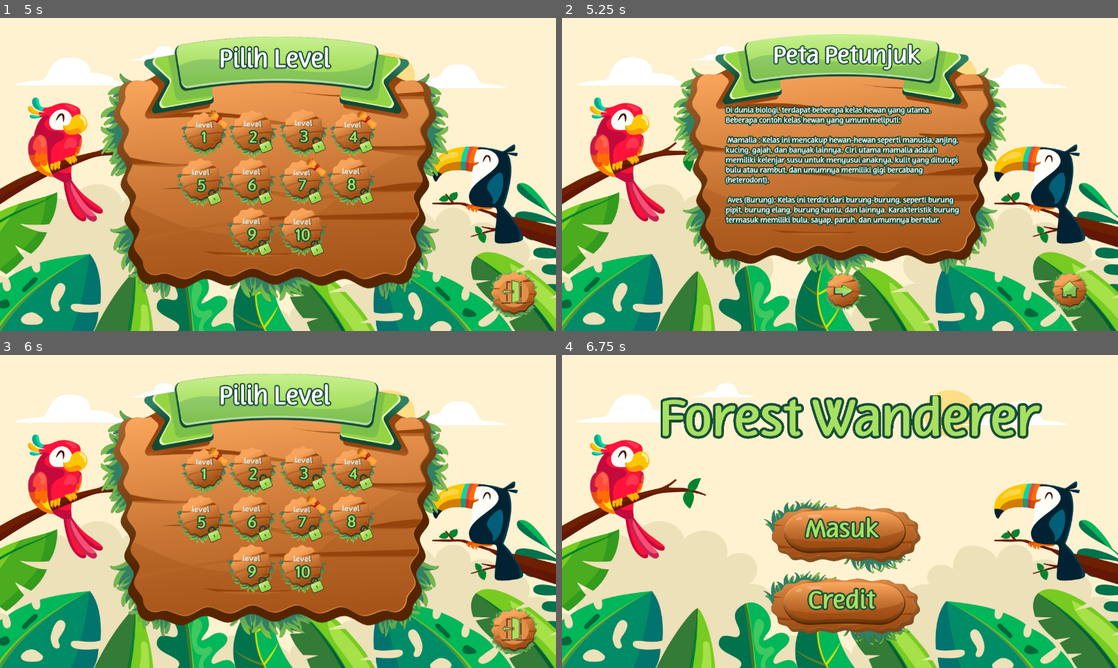
Above: before the commit, frames 1-4 (two rows, left to right).
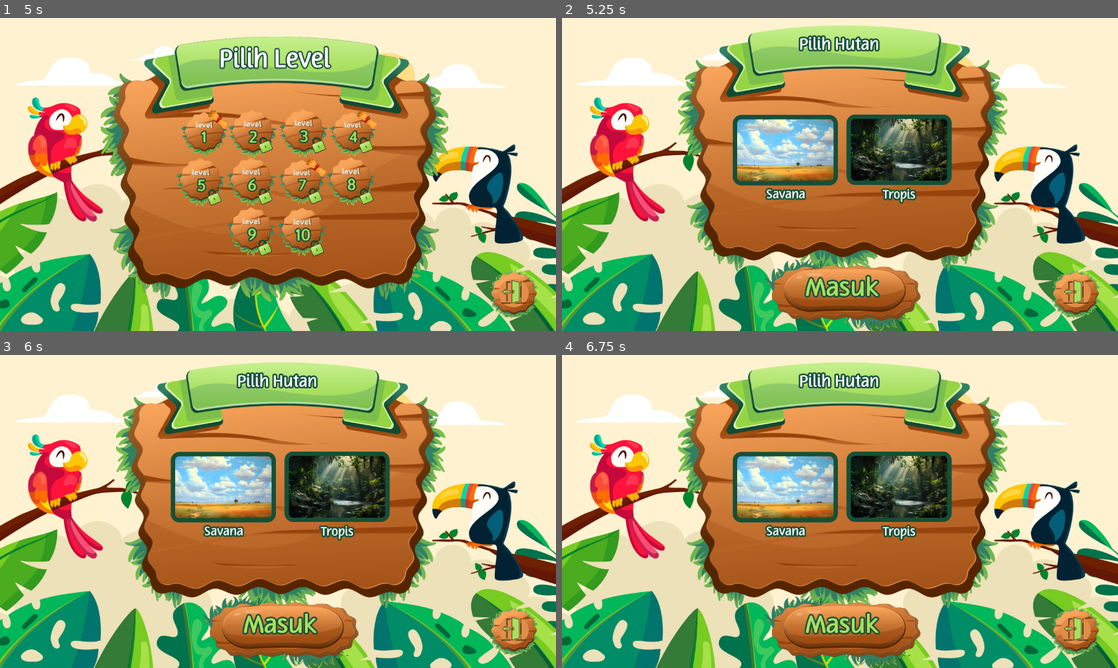
Above: after the commit, the same moments.

Repository: x1nx3r/Godot-Tutorial
Game: Godot game, scene res://active_scene.tscn
Same seed, same stepped clock (60 frames per second), same inputs: the game is played once before the commit and once after it.
Inputs (mouse positions are in pixels of both pictures, inside the frame that each line leads up to):
- Up to frame 1 (5 s): click (278, 199) at 0.5 s; click (350, 136) at 1.27 s; type "Alex" at 1.35 s; click (350, 180) at 1.5 s; type "12" at 1.58 s; click (278, 296) at 2 s; click (511, 293) at 2.75 s; click (278, 199) at 3.5 s; click (278, 296) at 4.25 s
- Up to frame 2 (5.25 s): click (767, 133) at 5 s
- Up to frame 3 (6 s): click (505, 627) at 5.77 s
- Up to frame 4 (6.75 s): click (1073, 630) at 6.5 s

Frame 1 is identical in both runs. In frame 2, 30% of the frame differs, in the area x 20-97%, y 2-100%; in frame 3, 35%; in frame 4, 44%, in the area x 17-97%, y 2-100%.

Commit message:
tracking changes

Diff:
--- a/main_scene.tscn
+++ b/main_scene.tscn
@@ -63,6 +63,7 @@
 offset_right = 870.0
 offset_bottom = 319.0
 texture_normal = ExtResource("9_6q624")
+metadata/_edit_use_anchors_ = true
 
 [node name="level5Button" type="TextureButton" parent="."]
 offset_left = 407.0
--- /dev/null
+++ b/petunjuk_sabana.tscn
@@ -0,0 +1,41 @@
+[gd_scene load_steps=5 format=3 uid="uid://ktljpwwvujnl"]
+
+[ext_resource type="Texture2D" uid="uid://cfw1loq3vbj78" path="res://sprites/welcome_page/bg.png" id="1_th3d1"]
+[ext_resource type="Texture2D" uid="uid://b5pxyvrc7yxhb" path="res://sprites/buttonHome.png" id="2_skg6i"]
+[ext_resource type="Texture2D" uid="uid://bkdhdwi5ihict" path="res://sprites/petunjuk/petunjuk3.png" id="3_1tdt4"]
+[ext_resource type="Texture2D" uid="uid://i6elts8yx3ju" path="res://sprites/buttonArrowKekanan.png" id="4_xvxoq"]
+
+[node name="Node" type="Node"]
+
+[node name="bg" type="TextureRect" parent="."]
+offset_right = 40.0
+offset_bottom = 40.0
+texture = ExtResource("1_th3d1")
+
+[node name="homeButton" type="TextureButton" parent="."]
+offset_left = 1127.0
+offset_top = 583.0
+offset_right = 1210.0
+offset_bottom = 673.0
+texture_normal = ExtResource("2_skg6i")
+
+[node name="TextureRect" type="TextureRect" parent="."]
+anchors_preset = 8
+anchor_left = 0.5
+anchor_top = 0.5
+anchor_right = 0.5
+anchor_bottom = 0.5
+offset_left = -383.0
+offset_top = -323.0
+offset_right = 383.0
+offset_bottom = 234.0
+grow_horizontal = 2
+grow_vertical = 2
+texture = ExtResource("3_1tdt4")
+
+[node name="nextButton" type="TextureButton" parent="."]
+offset_left = 606.0
+offset_top = 584.0
+offset_right = 689.0
+offset_bottom = 674.0
+texture_normal = ExtResource("4_xvxoq")
--- /dev/null
+++ b/petunjuk_tropis.tscn
@@ -0,0 +1,41 @@
+[gd_scene load_steps=5 format=3 uid="uid://ddopyvdb3yu4h"]
+
+[ext_resource type="Texture2D" uid="uid://cfw1loq3vbj78" path="res://sprites/welcome_page/bg.png" id="1_5p3o1"]
+[ext_resource type="Texture2D" uid="uid://b5pxyvrc7yxhb" path="res://sprites/buttonHome.png" id="2_6aldh"]
+[ext_resource type="Texture2D" uid="uid://bkdhdwi5ihict" path="res://sprites/petunjuk/petunjuk3.png" id="3_qxfiv"]
+[ext_resource type="Texture2D" uid="uid://i6elts8yx3ju" path="res://sprites/buttonArrowKekanan.png" id="4_gi1qo"]
+
+[node name="Node" type="Node"]
+
+[node name="bg" type="TextureRect" parent="."]
+offset_right = 40.0
+offset_bottom = 40.0
+texture = ExtResource("1_5p3o1")
+
+[node name="homeButton" type="TextureButton" parent="."]
+offset_left = 1127.0
+offset_top = 583.0
+offset_right = 1210.0
+offset_bottom = 673.0
+texture_normal = ExtResource("2_6aldh")
+
+[node name="TextureRect" type="TextureRect" parent="."]
+anchors_preset = 8
+anchor_left = 0.5
+anchor_top = 0.5
+anchor_right = 0.5
+anchor_bottom = 0.5
+offset_left = -383.0
+offset_top = -323.0
+offset_right = 383.0
+offset_bottom = 234.0
+grow_horizontal = 2
+grow_vertical = 2
+texture = ExtResource("3_qxfiv")
+
+[node name="nextButton" type="TextureButton" parent="."]
+offset_left = 606.0
+offset_top = 584.0
+offset_right = 689.0
+offset_bottom = 674.0
+texture_normal = ExtResource("4_gi1qo")
--- /dev/null
+++ b/sabana_level1.tscn
@@ -0,0 +1,50 @@
+[gd_scene load_steps=10 format=3 uid="uid://coj8jkn25bxen"]
+
+[ext_resource type="Texture2D" uid="uid://cfw1loq3vbj78" path="res://sprites/welcome_page/bg.png" id="1_gbf3w"]
+[ext_resource type="Texture2D" uid="uid://bb2n4bgbujiy8" path="res://sprites/soal/level9.png" id="2_h5ny3"]
+[ext_resource type="Texture2D" uid="uid://bh5kj2jp4i5xm" path="res://sprites/lvl9/choiceA.png" id="3_2mnww"]
+[ext_resource type="Texture2D" uid="uid://cw6dmqtac6omu" path="res://sprites/lvl9/choiceA_.png" id="4_fdx2h"]
+[ext_resource type="Texture2D" uid="uid://dsc64luip7dck" path="res://sprites/lvl9/choiceB.png" id="5_ls8py"]
+[ext_resource type="Texture2D" uid="uid://cwksi456af5gq" path="res://sprites/lvl6/pilihanB_.png" id="6_1ffhs"]
+[ext_resource type="Texture2D" uid="uid://hoyri21yvu3v" path="res://sprites/lvl9/choiceB_.png" id="7_xpttc"]
+[ext_resource type="Texture2D" uid="uid://3xkeht5crmtl" path="res://sprites/lvl9/choiceC.png" id="8_dqcow"]
+[ext_resource type="Texture2D" uid="uid://bgbevuj3lnhu4" path="res://sprites/lvl9/choiceC_.png" id="9_iaon7"]
+
+[node name="Node" type="Node"]
+
+[node name="TextureRect" type="TextureRect" parent="."]
+offset_right = 1280.0
+offset_bottom = 720.0
+texture = ExtResource("1_gbf3w")
+
+[node name="Level2" type="Sprite2D" parent="."]
+position = Vector2(632.75, 254.25)
+scale = Vector2(0.881395, 0.860341)
+texture = ExtResource("2_h5ny3")
+
+[node name="choiceAbutton" type="TextureButton" parent="."]
+offset_left = 119.0
+offset_top = 466.0
+offset_right = 421.0
+offset_bottom = 566.0
+texture_normal = ExtResource("3_2mnww")
+texture_pressed = ExtResource("4_fdx2h")
+texture_hover = ExtResource("4_fdx2h")
+
+[node name="choiceBbutton" type="TextureButton" parent="."]
+offset_left = 488.0
+offset_top = 472.0
+offset_right = 784.0
+offset_bottom = 572.0
+texture_normal = ExtResource("5_ls8py")
+texture_pressed = ExtResource("6_1ffhs")
+texture_hover = ExtResource("7_xpttc")
+
+[node name="choiceCbutton" type="TextureButton" parent="."]
+offset_left = 854.0
+offset_top = 472.0
+offset_right = 1065.0
+offset_bottom = 572.0
+texture_normal = ExtResource("8_dqcow")
+texture_pressed = ExtResource("9_iaon7")
+texture_hover = ExtResource("9_iaon7")
--- /dev/null
+++ b/sabana_level2.tscn
@@ -0,0 +1,50 @@
+[gd_scene load_steps=10 format=3 uid="uid://be7ik00k8mpw8"]
+
+[ext_resource type="Texture2D" uid="uid://cfw1loq3vbj78" path="res://sprites/welcome_page/bg.png" id="1_xqhxg"]
+[ext_resource type="Texture2D" uid="uid://bb2n4bgbujiy8" path="res://sprites/soal/level9.png" id="2_2n8t5"]
+[ext_resource type="Texture2D" uid="uid://bh5kj2jp4i5xm" path="res://sprites/lvl9/choiceA.png" id="3_4lo4v"]
+[ext_resource type="Texture2D" uid="uid://cw6dmqtac6omu" path="res://sprites/lvl9/choiceA_.png" id="4_fsthm"]
+[ext_resource type="Texture2D" uid="uid://dsc64luip7dck" path="res://sprites/lvl9/choiceB.png" id="5_rh2cs"]
+[ext_resource type="Texture2D" uid="uid://cwksi456af5gq" path="res://sprites/lvl6/pilihanB_.png" id="6_o2nvm"]
+[ext_resource type="Texture2D" uid="uid://hoyri21yvu3v" path="res://sprites/lvl9/choiceB_.png" id="7_pcogf"]
+[ext_resource type="Texture2D" uid="uid://3xkeht5crmtl" path="res://sprites/lvl9/choiceC.png" id="8_ywamf"]
+[ext_resource type="Texture2D" uid="uid://bgbevuj3lnhu4" path="res://sprites/lvl9/choiceC_.png" id="9_xstrd"]
+
+[node name="Node" type="Node"]
+
+[node name="TextureRect" type="TextureRect" parent="."]
+offset_right = 1280.0
+offset_bottom = 720.0
+texture = ExtResource("1_xqhxg")
+
+[node name="Level2" type="Sprite2D" parent="."]
+position = Vector2(632.75, 254.25)
+scale = Vector2(0.881395, 0.860341)
+texture = ExtResource("2_2n8t5")
+
+[node name="choiceAbutton" type="TextureButton" parent="."]
+offset_left = 119.0
+offset_top = 466.0
+offset_right = 421.0
+offset_bottom = 566.0
+texture_normal = ExtResource("3_4lo4v")
+texture_pressed = ExtResource("4_fsthm")
+texture_hover = ExtResource("4_fsthm")
+
+[node name="choiceBbutton" type="TextureButton" parent="."]
+offset_left = 488.0
+offset_top = 472.0
+offset_right = 784.0
+offset_bottom = 572.0
+texture_normal = ExtResource("5_rh2cs")
+texture_pressed = ExtResource("6_o2nvm")
+texture_hover = ExtResource("7_pcogf")
+
+[node name="choiceCbutton" type="TextureButton" parent="."]
+offset_left = 854.0
+offset_top = 472.0
+offset_right = 1065.0
+offset_bottom = 572.0
+texture_normal = ExtResource("8_ywamf")
+texture_pressed = ExtResource("9_xstrd")
+texture_hover = ExtResource("9_xstrd")
--- /dev/null
+++ b/sabana_level3.tscn
@@ -0,0 +1,50 @@
+[gd_scene load_steps=10 format=3 uid="uid://n1mmfwcm7t81"]
+
+[ext_resource type="Texture2D" uid="uid://cfw1loq3vbj78" path="res://sprites/welcome_page/bg.png" id="1_ec3b8"]
+[ext_resource type="Texture2D" uid="uid://bb2n4bgbujiy8" path="res://sprites/soal/level9.png" id="2_ela3e"]
+[ext_resource type="Texture2D" uid="uid://bh5kj2jp4i5xm" path="res://sprites/lvl9/choiceA.png" id="3_usnho"]
+[ext_resource type="Texture2D" uid="uid://cw6dmqtac6omu" path="res://sprites/lvl9/choiceA_.png" id="4_0ju3k"]
+[ext_resource type="Texture2D" uid="uid://dsc64luip7dck" path="res://sprites/lvl9/choiceB.png" id="5_peox8"]
+[ext_resource type="Texture2D" uid="uid://cwksi456af5gq" path="res://sprites/lvl6/pilihanB_.png" id="6_vvc0a"]
+[ext_resource type="Texture2D" uid="uid://hoyri21yvu3v" path="res://sprites/lvl9/choiceB_.png" id="7_30cuh"]
+[ext_resource type="Texture2D" uid="uid://3xkeht5crmtl" path="res://sprites/lvl9/choiceC.png" id="8_jhiiy"]
+[ext_resource type="Texture2D" uid="uid://bgbevuj3lnhu4" path="res://sprites/lvl9/choiceC_.png" id="9_aoevm"]
+
+[node name="Node" type="Node"]
+
+[node name="TextureRect" type="TextureRect" parent="."]
+offset_right = 1280.0
+offset_bottom = 720.0
+texture = ExtResource("1_ec3b8")
+
+[node name="Level2" type="Sprite2D" parent="."]
+position = Vector2(632.75, 254.25)
+scale = Vector2(0.881395, 0.860341)
+texture = ExtResource("2_ela3e")
+
+[node name="choiceAbutton" type="TextureButton" parent="."]
+offset_left = 119.0
+offset_top = 466.0
+offset_right = 421.0
+offset_bottom = 566.0
+texture_normal = ExtResource("3_usnho")
+texture_pressed = ExtResource("4_0ju3k")
+texture_hover = ExtResource("4_0ju3k")
+
+[node name="choiceBbutton" type="TextureButton" parent="."]
+offset_left = 488.0
+offset_top = 472.0
+offset_right = 784.0
+offset_bottom = 572.0
+texture_normal = ExtResource("5_peox8")
+texture_pressed = ExtResource("6_vvc0a")
+texture_hover = ExtResource("7_30cuh")
+
+[node name="choiceCbutton" type="TextureButton" parent="."]
+offset_left = 854.0
+offset_top = 472.0
+offset_right = 1065.0
+offset_bottom = 572.0
+texture_normal = ExtResource("8_jhiiy")
+texture_pressed = ExtResource("9_aoevm")
+texture_hover = ExtResource("9_aoevm")
--- /dev/null
+++ b/sabana_level4.tscn
@@ -0,0 +1,50 @@
+[gd_scene load_steps=10 format=3 uid="uid://ce4qly01kfe7q"]
+
+[ext_resource type="Texture2D" uid="uid://cfw1loq3vbj78" path="res://sprites/welcome_page/bg.png" id="1_uh32p"]
+[ext_resource type="Texture2D" uid="uid://bb2n4bgbujiy8" path="res://sprites/soal/level9.png" id="2_ngsbr"]
+[ext_resource type="Texture2D" uid="uid://bh5kj2jp4i5xm" path="res://sprites/lvl9/choiceA.png" id="3_njncg"]
+[ext_resource type="Texture2D" uid="uid://cw6dmqtac6omu" path="res://sprites/lvl9/choiceA_.png" id="4_vxuo1"]
+[ext_resource type="Texture2D" uid="uid://dsc64luip7dck" path="res://sprites/lvl9/choiceB.png" id="5_kq25a"]
+[ext_resource type="Texture2D" uid="uid://cwksi456af5gq" path="res://sprites/lvl6/pilihanB_.png" id="6_jmxvx"]
+[ext_resource type="Texture2D" uid="uid://hoyri21yvu3v" path="res://sprites/lvl9/choiceB_.png" id="7_0v0qj"]
+[ext_resource type="Texture2D" uid="uid://3xkeht5crmtl" path="res://sprites/lvl9/choiceC.png" id="8_h0vgt"]
+[ext_resource type="Texture2D" uid="uid://bgbevuj3lnhu4" path="res://sprites/lvl9/choiceC_.png" id="9_4hrdp"]
+
+[node name="Node" type="Node"]
+
+[node name="TextureRect" type="TextureRect" parent="."]
+offset_right = 1280.0
+offset_bottom = 720.0
+texture = ExtResource("1_uh32p")
+
+[node name="Level2" type="Sprite2D" parent="."]
+position = Vector2(632.75, 254.25)
+scale = Vector2(0.881395, 0.860341)
+texture = ExtResource("2_ngsbr")
+
+[node name="choiceAbutton" type="TextureButton" parent="."]
+offset_left = 119.0
+offset_top = 466.0
+offset_right = 421.0
+offset_bottom = 566.0
+texture_normal = ExtResource("3_njncg")
+texture_pressed = ExtResource("4_vxuo1")
+texture_hover = ExtResource("4_vxuo1")
+
+[node name="choiceBbutton" type="TextureButton" parent="."]
+offset_left = 488.0
+offset_top = 472.0
+offset_right = 784.0
+offset_bottom = 572.0
+texture_normal = ExtResource("5_kq25a")
+texture_pressed = ExtResource("6_jmxvx")
+texture_hover = ExtResource("7_0v0qj")
+
+[node name="choiceCbutton" type="TextureButton" parent="."]
+offset_left = 854.0
+offset_top = 472.0
+offset_right = 1065.0
+offset_bottom = 572.0
+texture_normal = ExtResource("8_h0vgt")
+texture_pressed = ExtResource("9_4hrdp")
+texture_hover = ExtResource("9_4hrdp")
--- /dev/null
+++ b/sabana_level5.tscn
@@ -0,0 +1,50 @@
+[gd_scene load_steps=10 format=3 uid="uid://bblmx4y7y2nui"]
+
+[ext_resource type="Texture2D" uid="uid://cfw1loq3vbj78" path="res://sprites/welcome_page/bg.png" id="1_1raf4"]
+[ext_resource type="Texture2D" uid="uid://bb2n4bgbujiy8" path="res://sprites/soal/level9.png" id="2_q4qfb"]
+[ext_resource type="Texture2D" uid="uid://bh5kj2jp4i5xm" path="res://sprites/lvl9/choiceA.png" id="3_7dqju"]
+[ext_resource type="Texture2D" uid="uid://cw6dmqtac6omu" path="res://sprites/lvl9/choiceA_.png" id="4_kqtd5"]
+[ext_resource type="Texture2D" uid="uid://dsc64luip7dck" path="res://sprites/lvl9/choiceB.png" id="5_hy22l"]
+[ext_resource type="Texture2D" uid="uid://cwksi456af5gq" path="res://sprites/lvl6/pilihanB_.png" id="6_t5ref"]
+[ext_resource type="Texture2D" uid="uid://hoyri21yvu3v" path="res://sprites/lvl9/choiceB_.png" id="7_0q2vs"]
+[ext_resource type="Texture2D" uid="uid://3xkeht5crmtl" path="res://sprites/lvl9/choiceC.png" id="8_7u7v4"]
+[ext_resource type="Texture2D" uid="uid://bgbevuj3lnhu4" path="res://sprites/lvl9/choiceC_.png" id="9_tmupe"]
+
+[node name="Node" type="Node"]
+
+[node name="TextureRect" type="TextureRect" parent="."]
+offset_right = 1280.0
+offset_bottom = 720.0
+texture = ExtResource("1_1raf4")
+
+[node name="Level2" type="Sprite2D" parent="."]
+position = Vector2(632.75, 254.25)
+scale = Vector2(0.881395, 0.860341)
+texture = ExtResource("2_q4qfb")
+
+[node name="choiceAbutton" type="TextureButton" parent="."]
+offset_left = 119.0
+offset_top = 466.0
+offset_right = 421.0
+offset_bottom = 566.0
+texture_normal = ExtResource("3_7dqju")
+texture_pressed = ExtResource("4_kqtd5")
+texture_hover = ExtResource("4_kqtd5")
+
+[node name="choiceBbutton" type="TextureButton" parent="."]
+offset_left = 488.0
+offset_top = 472.0
+offset_right = 784.0
+offset_bottom = 572.0
+texture_normal = ExtResource("5_hy22l")
+texture_pressed = ExtResource("6_t5ref")
+texture_hover = ExtResource("7_0q2vs")
+
+[node name="choiceCbutton" type="TextureButton" parent="."]
+offset_left = 854.0
+offset_top = 472.0
+offset_right = 1065.0
+offset_bottom = 572.0
+texture_normal = ExtResource("8_7u7v4")
+texture_pressed = ExtResource("9_tmupe")
+texture_hover = ExtResource("9_tmupe")
--- a/scene_controller.gd
+++ b/scene_controller.gd
@@ -68,36 +68,37 @@
 	globals.currentStage += 1
 	goto_scene("jawaban_benar.tscn")
 
+
 func nextStageButton_pressed():
 	match globals.currentStage:
 		0:
-			goto_scene("res://petunjuk1_1.tscn")
+			goto_scene("stage_select.tscn")
 		1:
-			goto_scene("res://petunjuk1_2.tscn")
+			goto_scene("petunjuk_sabana.tscn")
 		2:
-			goto_scene("level_1.tscn")
+			goto_scene("sabana_level1.tscn")
 		3:
-			goto_scene("level_2.tscn")
+			goto_scene("sabana_level2.tscn")
 		4:
-			goto_scene("level_3.tscn")
+			goto_scene("sabana_level3.tscn")
 		5:
-			goto_scene("res://petunjuk2.tscn")
+			goto_scene("sabana_level4.tscn")
 		6:
-			goto_scene("level_4.tscn")
+			goto_scene("sabana_level5.tscn")
 		7:
-			goto_scene("level_5.tscn")
+			goto_scene("petunjuk_tropis.tscn")
 		8:
-			goto_scene("level_6.tscn")
+			goto_scene("tropis_level1.tscn")
 		9:
-			goto_scene("petunjuk3.tscn")
+			goto_scene("tropis_level2.tscn")
 		10:
-			goto_scene("level_7.tscn")
+			goto_scene("tropis_level3.tscn")
 		11:
-			goto_scene("level_8.tscn")
+			goto_scene("tropis_level4.tscn")
 		12:
-			goto_scene("level_9.tscn")
+			goto_scene("tropis_level5.tscn")
 		13:
-			goto_scene("level_10.tscn")
+			goto_scene("res://savescore.tscn")
 		14:
 			goto_scene("res://savescore.tscn")
 
--- /dev/null
+++ b/stage_select.gd
@@ -0,0 +1,11 @@
+extends Node
+
+
+# Called when the node enters the scene tree for the first time.
+func _ready():
+	pass # Replace with function body.
+
+
+# Called every frame. 'delta' is the elapsed time since the previous frame.
+func _process(delta):
+	pass
--- a/stage_select.tscn
+++ b/stage_select.tscn
@@ -1,3 +1,59 @@
-[gd_scene format=3 uid="uid://v2vgmnpnf468"]
+[gd_scene load_steps=9 format=3 uid="uid://v2vgmnpnf468"]
+
+[ext_resource type="Texture2D" uid="uid://cfw1loq3vbj78" path="res://sprites/welcome_page/bg.png" id="1_w5qr1"]
+[ext_resource type="Texture2D" uid="uid://omyvww5o1ve1" path="res://sprites/stage_select/dialog.png" id="2_6hg36"]
+[ext_resource type="Texture2D" uid="uid://bwvgsflusyk7x" path="res://sprites/levelSelect/exit.png" id="3_qcwl6"]
+[ext_resource type="Texture2D" uid="uid://c4pst5lyxnsi7" path="res://sprites/stage_select/forest.png" id="4_77nbq"]
+[ext_resource type="Texture2D" uid="uid://bcuv1ds8an1of" path="res://sprites/stage_select/forest-bw.png" id="5_e41kq"]
+[ext_resource type="Texture2D" uid="uid://bs3fhhq8o5w37" path="res://sprites/stage_select/savanna.png" id="6_w5soo"]
+[ext_resource type="Texture2D" uid="uid://b81vkou7g58lq" path="res://sprites/stage_select/savanna-bw.png" id="7_du6vy"]
+[ext_resource type="Texture2D" uid="uid://wrvcb3hcp7jb" path="res://sprites/welcome_page/masukButton.png" id="8_7a7m4"]
 
 [node name="Node" type="Node"]
+
+[node name="TextureRect" type="TextureRect" parent="."]
+offset_right = 1280.0
+offset_bottom = 720.0
+texture = ExtResource("1_w5qr1")
+
+[node name="Dialog" type="Sprite2D" parent="."]
+position = Vector2(646, 302)
+scale = Vector2(0.878042, 0.907728)
+texture = ExtResource("2_6hg36")
+
+[node name="buttonHome" type="TextureButton" parent="."]
+offset_left = 1128.0
+offset_top = 580.0
+offset_right = 1211.0
+offset_bottom = 670.0
+texture_normal = ExtResource("3_qcwl6")
+
+[node name="TextureButton" type="TextureButton" parent="."]
+offset_left = 655.0
+offset_top = 222.0
+offset_right = 897.0
+offset_bottom = 384.0
+texture_normal = ExtResource("4_77nbq")
+texture_pressed = ExtResource("5_e41kq")
+
+[node name="TextureButton2" type="TextureButton" parent="."]
+offset_left = 393.0
+offset_top = 223.0
+offset_right = 635.0
+offset_bottom = 385.0
+texture_normal = ExtResource("6_w5soo")
+texture_pressed = ExtResource("7_du6vy")
+
+[node name="buttonHome2" type="TextureButton" parent="."]
+offset_left = 1128.0
+offset_top = 580.0
+offset_right = 1211.0
+offset_bottom = 670.0
+texture_normal = ExtResource("3_qcwl6")
+
+[node name="playButton" type="TextureButton" parent="."]
+offset_left = 465.0
+offset_top = 551.0
+offset_right = 825.0
+offset_bottom = 722.0
+texture_normal = ExtResource("8_7a7m4")
--- a/temp.gd
+++ b/temp.gd
@@ -83,3 +83,36 @@
 
 	# Optionally, to make it compatible with the SceneTree.change_scene_to_file() API.
 	get_tree().current_scene = current_scene
+
+	func nextStageButton_pressed():
+	match globals.currentStage:
+		0:
+			goto_scene("res://petunjuk1_1.tscn")
+		1:
+			goto_scene("res://petunjuk1_2.tscn")
+		2:
+			goto_scene("level_1.tscn")
+		3:
+			goto_scene("level_2.tscn")
+		4:
+			goto_scene("level_3.tscn")
+		5:
+			goto_scene("res://petunjuk2.tscn")
+		6:
+			goto_scene("level_4.tscn")
+		7:
+			goto_scene("level_5.tscn")
+		8:
+			goto_scene("level_6.tscn")
+		9:
+			goto_scene("petunjuk3.tscn")
+		10:
+			goto_scene("level_7.tscn")
+		11:
+			goto_scene("level_8.tscn")
+		12:
+			goto_scene("level_9.tscn")
+		13:
+			goto_scene("level_10.tscn")
+		14:
+			goto_scene("res://savescore.tscn")
--- /dev/null
+++ b/tropis_level1.tscn
@@ -0,0 +1,50 @@
+[gd_scene load_steps=10 format=3 uid="uid://n8vfbf34qt2x"]
+
+[ext_resource type="Texture2D" uid="uid://cfw1loq3vbj78" path="res://sprites/welcome_page/bg.png" id="1_ngngg"]
+[ext_resource type="Texture2D" uid="uid://bb2n4bgbujiy8" path="res://sprites/soal/level9.png" id="2_5vvei"]
+[ext_resource type="Texture2D" uid="uid://bh5kj2jp4i5xm" path="res://sprites/lvl9/choiceA.png" id="3_e1c2q"]
+[ext_resource type="Texture2D" uid="uid://cw6dmqtac6omu" path="res://sprites/lvl9/choiceA_.png" id="4_nu8xs"]
+[ext_resource type="Texture2D" uid="uid://dsc64luip7dck" path="res://sprites/lvl9/choiceB.png" id="5_oylld"]
+[ext_resource type="Texture2D" uid="uid://cwksi456af5gq" path="res://sprites/lvl6/pilihanB_.png" id="6_dp0s3"]
+[ext_resource type="Texture2D" uid="uid://hoyri21yvu3v" path="res://sprites/lvl9/choiceB_.png" id="7_45rwi"]
+[ext_resource type="Texture2D" uid="uid://3xkeht5crmtl" path="res://sprites/lvl9/choiceC.png" id="8_ltbvy"]
+[ext_resource type="Texture2D" uid="uid://bgbevuj3lnhu4" path="res://sprites/lvl9/choiceC_.png" id="9_8kksf"]
+
+[node name="Node" type="Node"]
+
+[node name="TextureRect" type="TextureRect" parent="."]
+offset_right = 1280.0
+offset_bottom = 720.0
+texture = ExtResource("1_ngngg")
+
+[node name="Level2" type="Sprite2D" parent="."]
+position = Vector2(632.75, 254.25)
+scale = Vector2(0.881395, 0.860341)
+texture = ExtResource("2_5vvei")
+
+[node name="choiceAbutton" type="TextureButton" parent="."]
+offset_left = 119.0
+offset_top = 466.0
+offset_right = 421.0
+offset_bottom = 566.0
+texture_normal = ExtResource("3_e1c2q")
+texture_pressed = ExtResource("4_nu8xs")
+texture_hover = ExtResource("4_nu8xs")
+
+[node name="choiceBbutton" type="TextureButton" parent="."]
+offset_left = 488.0
+offset_top = 472.0
+offset_right = 784.0
+offset_bottom = 572.0
+texture_normal = ExtResource("5_oylld")
+texture_pressed = ExtResource("6_dp0s3")
+texture_hover = ExtResource("7_45rwi")
+
+[node name="choiceCbutton" type="TextureButton" parent="."]
+offset_left = 854.0
+offset_top = 472.0
+offset_right = 1065.0
+offset_bottom = 572.0
+texture_normal = ExtResource("8_ltbvy")
+texture_pressed = ExtResource("9_8kksf")
+texture_hover = ExtResource("9_8kksf")
--- /dev/null
+++ b/tropis_level2.tscn
@@ -0,0 +1,3 @@
+[gd_scene format=3 uid="uid://b4uot8vt0udrg"]
+
+[node name="Node" type="Node"]
--- /dev/null
+++ b/tropis_level3.tscn
@@ -0,0 +1,3 @@
+[gd_scene format=3 uid="uid://e2hi68ivrv0i"]
+
+[node name="Node" type="Node"]
--- /dev/null
+++ b/tropis_level4.tscn
@@ -0,0 +1,3 @@
+[gd_scene format=3 uid="uid://c2kdqjrspepyw"]
+
+[node name="Node" type="Node"]
--- /dev/null
+++ b/tropis_level5.tscn
@@ -0,0 +1,50 @@
+[gd_scene load_steps=10 format=3 uid="uid://ccmkpl8qkl2h"]
+
+[ext_resource type="Texture2D" uid="uid://cfw1loq3vbj78" path="res://sprites/welcome_page/bg.png" id="1_xevyi"]
+[ext_resource type="Texture2D" uid="uid://bb2n4bgbujiy8" path="res://sprites/soal/level9.png" id="2_wpy8b"]
+[ext_resource type="Texture2D" uid="uid://bh5kj2jp4i5xm" path="res://sprites/lvl9/choiceA.png" id="3_kc821"]
+[ext_resource type="Texture2D" uid="uid://cw6dmqtac6omu" path="res://sprites/lvl9/choiceA_.png" id="4_p21yp"]
+[ext_resource type="Texture2D" uid="uid://dsc64luip7dck" path="res://sprites/lvl9/choiceB.png" id="5_p43uq"]
+[ext_resource type="Texture2D" uid="uid://cwksi456af5gq" path="res://sprites/lvl6/pilihanB_.png" id="6_7djb0"]
+[ext_resource type="Texture2D" uid="uid://hoyri21yvu3v" path="res://sprites/lvl9/choiceB_.png" id="7_ylhue"]
+[ext_resource type="Texture2D" uid="uid://3xkeht5crmtl" path="res://sprites/lvl9/choiceC.png" id="8_vjtga"]
+[ext_resource type="Texture2D" uid="uid://bgbevuj3lnhu4" path="res://sprites/lvl9/choiceC_.png" id="9_1let8"]
+
+[node name="Node" type="Node"]
+
+[node name="TextureRect" type="TextureRect" parent="."]
+offset_right = 1280.0
+offset_bottom = 720.0
+texture = ExtResource("1_xevyi")
+
+[node name="Level2" type="Sprite2D" parent="."]
+position = Vector2(632.75, 254.25)
+scale = Vector2(0.881395, 0.860341)
+texture = ExtResource("2_wpy8b")
+
+[node name="choiceAbutton" type="TextureButton" parent="."]
+offset_left = 119.0
+offset_top = 466.0
+offset_right = 421.0
+offset_bottom = 566.0
+texture_normal = ExtResource("3_kc821")
+texture_pressed = ExtResource("4_p21yp")
+texture_hover = ExtResource("4_p21yp")
+
+[node name="choiceBbutton" type="TextureButton" parent="."]
+offset_left = 488.0
+offset_top = 472.0
+offset_right = 784.0
+offset_bottom = 572.0
+texture_normal = ExtResource("5_p43uq")
+texture_pressed = ExtResource("6_7djb0")
+texture_hover = ExtResource("7_ylhue")
+
+[node name="choiceCbutton" type="TextureButton" parent="."]
+offset_left = 854.0
+offset_top = 472.0
+offset_right = 1065.0
+offset_bottom = 572.0
+texture_normal = ExtResource("8_vjtga")
+texture_pressed = ExtResource("9_1let8")
+texture_hover = ExtResource("9_1let8")
Binary file added: sprites/Menu level angka/2.png
Not shown, added: sprites/Menu level angka/2.png.import
Binary file added: sprites/Menu level angka/3.png
Not shown, added: sprites/Menu level angka/3.png.import
Binary file added: sprites/Menu level angka/4.png
Not shown, added: sprites/Menu level angka/4.png.import
Binary file added: sprites/Menu level angka/5.png
Not shown, added: sprites/Menu level angka/5.png.import
Binary file added: sprites/Menu level angka/Group 147.png
Not shown, added: sprites/Menu level angka/Group 147.png.import
Binary file added: sprites/Menu level angka/Group 9.png
Not shown, added: sprites/Menu level angka/Group 9.png.import
(and 282 more such lines)
